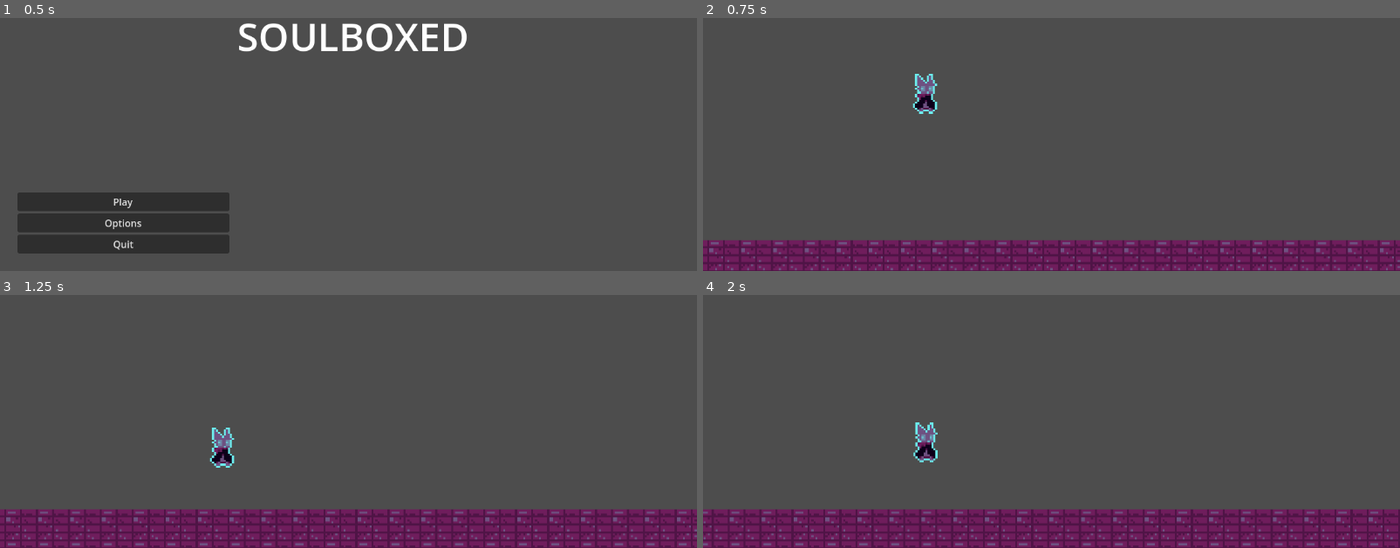
Above: before the commit, frames 1-4 (two rows, left to right).
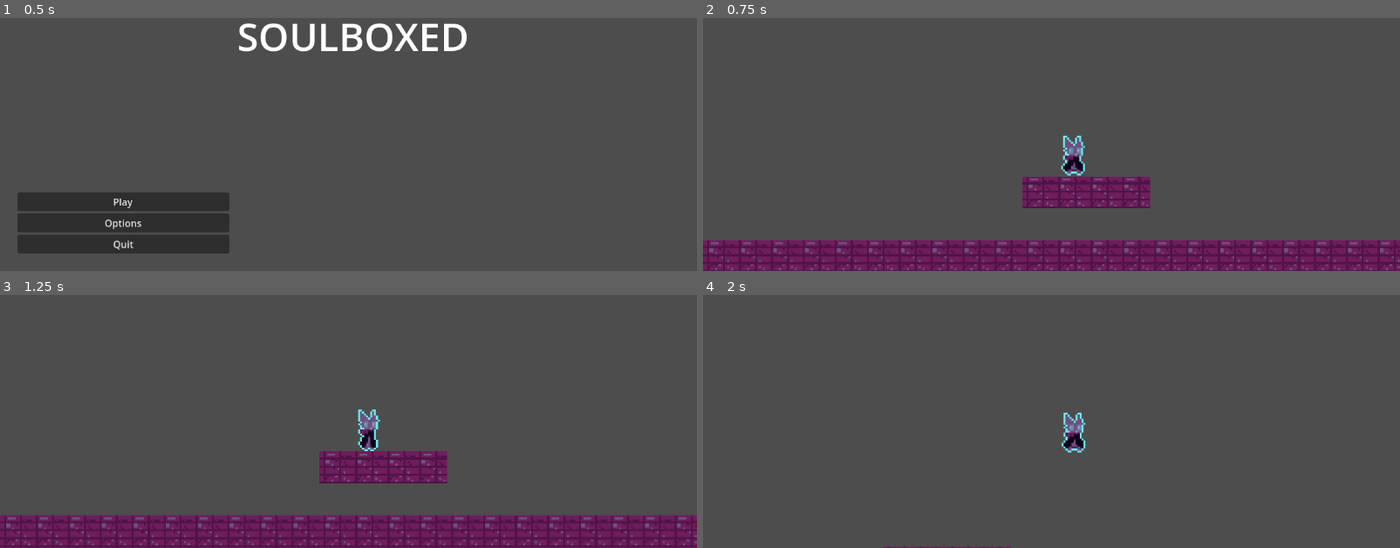
Above: after the commit, the same moments.

Repository: felipepreuss/platformer-testes-etc
Game: Godot game, scene res://menu.tscn
The game is run twice, just before and just after one commit, with the same random seed, the same clock (stepped at 60 frames per second) and the same inputs.
Inputs:
- Up to frame 1 (0.5 s): no input
- Up to frame 2 (0.75 s): click "Play" at 0.5 s
- Up to frame 3 (1.25 s): no input
- Up to frame 4 (2 s): hold D (Direita) from 1.28 s (still down); tap Space (Pular) at 1.35, 1.52, 1.82 s

Frame 1 is identical in both runs. In frame 2, 3.1% of the frame differs, in the area x 30-65%, y 22-76%; in frame 3, 10%; in frame 4, 16%, in the area x 0-100%, y 46-100%.

Commit message:
Add files via upload

Diff:
--- a/plataformawowow/CharacterBody2D.gd
+++ b/plataformawowow/CharacterBody2D.gd
@@ -27,27 +27,29 @@
 	else:
 			$AnimatedSprite2D.play("default")
 
-	if Input.is_action_just_pressed("Pular") && is_on_floor():
+	if Input.is_action_just_pressed("Pular") && is_on_floor() or coyote_time:
 		velocity.y = pulo_forca
 		jumping = true
 		defaultState = PULANDO()
-		coyote_time = false
-
-	#if is_on_floor() and !coyote_time:
-		#	coyote_time = true
-	#elif coyote_time and $Coyote.is_stopped():
-		#$Coyote.start()
+		 # Reset coyote time when jumping
 
 
-	#if coyote_time:
-		#$Coyote.start()
+	if is_on_floor() and !coyote_time:
+			coyote_time = false
+			jumping = false
 
-	#elif Input.is_action_just_pressed("Pular") && !is_on_floor():
-		#coyote_time = true
+	if $Coyote.is_stopped():
+		coyote_time = false
+		jumping = false
+	if coyote_time:
+		$Coyote.start()
+
+	elif Input.is_action_just_pressed("Pular") && !is_on_floor():
+		coyote_time = true
 
 	elif !is_on_floor():
-
 		$AnimatedSprite2D.play("falling")
+		$Coyote.stop()
 	velocity.y += gravidade
 	move_and_slide()
 	match defaultState:
@@ -79,3 +81,6 @@
 	else:
 		jumping = true
 		defaultState = JUMP
+
+#func _on_coyote_timeout():
+	#coyote_time = false # Replace with function body.
--- a/plataformawowow/node_2d.tscn
+++ b/plataformawowow/node_2d.tscn
@@ -77,6 +77,9 @@
 [sub_resource type="TileSet" id="TileSet_870qk"]
 sources/0 = SubResource("TileSetAtlasSource_co6ur")
 
+[sub_resource type="RectangleShape2D" id="RectangleShape2D_fe82f"]
+size = Vector2(191, 41.2781)
+
 [sub_resource type="RectangleShape2D" id="RectangleShape2D_qmpld"]
 size = Vector2(4741, 181)
 
@@ -86,12 +89,12 @@
 script = ExtResource("1_ed83t")
 
 [node name="CollisionShape2D" type="CollisionShape2D" parent="CharacterBody2D"]
-position = Vector2(335.5, 320)
+position = Vector2(558, 413)
 shape = SubResource("RectangleShape2D_cryhn")
 
 [node name="AnimatedSprite2D" type="AnimatedSprite2D" parent="CharacterBody2D"]
 texture_filter = 3
-position = Vector2(333, 321)
+position = Vector2(555.5, 414)
 scale = Vector2(3, 3)
 sprite_frames = SubResource("SpriteFrames_8exrs")
 animation = &"walk"
@@ -108,7 +111,6 @@
 one_shot = true
 
 [node name="Coyote" type="Timer" parent="CharacterBody2D"]
-wait_time = 2.0
 one_shot = true
 
 [node name="StaticBody2D" type="StaticBody2D" parent="."]
@@ -124,10 +126,16 @@
 scale = Vector2(3, 3)
 tile_set = SubResource("TileSet_870qk")
 format = 2
-layer_0/tile_data = PackedInt32Array(2424833, 0, 0, 2424834, …(2110 unchanged characters)… 9364, 0, 0, 2359365, 0, 0, 2359366, 0, 0)
+layer_0/tile_data = PackedInt32Array(2424833, 0, 0, 2424834, …(2110 unchanged characters)… 9364, 0, 0, 2359365, 0, 0, 2359366, 0, 0, 2228233, 0, 0, 2228234, 0, 0, 2228235, 0, 0, 2228236, 0, 0)
 
-[node name="DEATHZONE" type="Area2D" parent="."]
+[node name="CollisionShape2D2" type="CollisionShape2D" parent="StaticBody2D"]
+position = Vector2(555.5, 475.325)
+scale = Vector2(1, -1.13016)
+shape = SubResource("RectangleShape2D_fe82f")
 
-[node name="CollisionShape2D2" type="CollisionShape2D" parent="DEATHZONE"]
+[node name="DEATHZONE" type="Area2D" parent="StaticBody2D"]
+position = Vector2(-21, -4)
+
+[node name="CollisionShape2D2" type="CollisionShape2D" parent="StaticBody2D/DEATHZONE"]
 position = Vector2(684.5, 759)
 shape = SubResource("RectangleShape2D_qmpld")
Not shown: 1 places in plataformawowow/node_2d.tscn that only renumber resources
